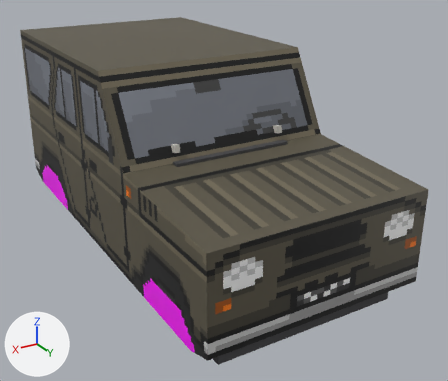
Two versions of the glTF model assets/vehicles/bobyk/bobyk.glb, one commit apart.
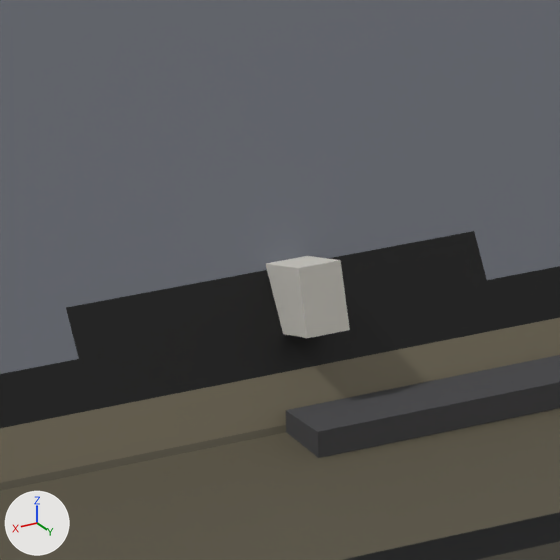
The first picture shows the older version from a 50 mm camera at (2.38, 4.68, 2.89) aimed at (-0.23, 0.33, 0.71). The close-ups show the older and then the newer version on the part from 31% to 46% of the width and 30% to 47% of the height of that picture. Only the edits that show in the close-ups are written down. Arrows for +X, +Y and +Z are at lower left; the lights stay in place. Vertices at exactly the same position are counted once.

Script lines for the objects in view, before the commit:
```python
mat_int_liner = principled_material('int_liner')
mat_int_liner.base_color = (0.62, 0.6, 0.55)  # light grey #cecbc4
mat_int_liner.roughness = 0.95
me_bobik = bpy.data.meshes.new('bobik')
me_bobik.from_pydata(...)  # 29 vertices, 44 faces; spans x -0.89..0.89, y -2.0..2.0, z 0.37..1.93
me_bobik.materials.append(mat_body)  # picture img_bobik_albedo
me_hood = bpy.data.meshes.new('hood')
me_hood.from_pydata(...)  # 4 vertices, 2 faces; spans x -0.89..0.89, y 0.0..1.18, z -0.07..0.0
me_hood.materials.append(mat_body)  # picture img_bobik_albedo
me_interior = bpy.data.meshes.new('interior')
me_interior.from_pydata(...)  # 280 vertices, 364 faces; spans x -0.5..0.5, y -1.75..0.88, z 0.34..1.45
# faces by material slot: [84, 96, 12, 88, 84]
me_interior.materials.append(mat_int_plastic)  # dark grey #454548
me_interior.materials.append(mat_int_fabric)  # brown #a06150
me_interior.materials.append(mat_int_metal)  # light grey #bcbcbf
me_interior.materials.append(mat_gauge)  # white #ffffff
me_interior.materials.append(mat_int_liner)  # light grey #cecbc4
ob_body = bpy.data.objects.new('body', me_bobik)
ob_body.location = (0.0, 0.0, 0.0)
ob_hood = bpy.data.objects.new('hood', me_hood)
ob_hood.location = (0.0, 0.815, 1.259)
ob_interior = bpy.data.objects.new('interior', me_interior)
ob_interior.location = (0.0, 0.0, 0.0)
```
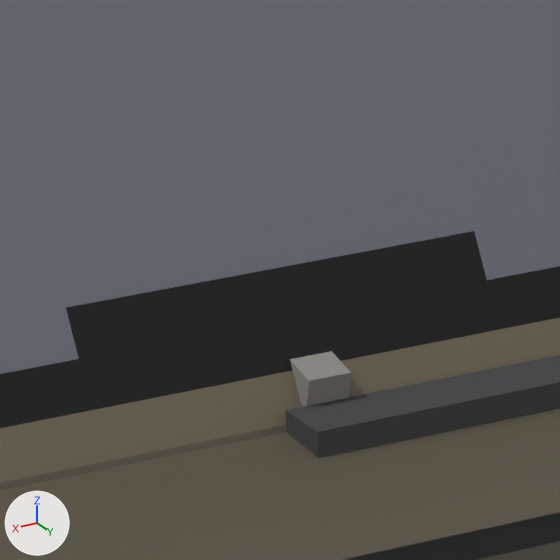
Pixel boxes (x1, y1, x2, y2) of what changed, in the close-ups (560 x 560 px; the box of a moved part takes in the faces that stretch with it):
'interior', reshaped: before (266, 256, 560, 458); after (286, 351, 560, 458)
part 1 of me_interior, moved or reshaped: before (266, 256, 350, 338); after (290, 351, 351, 407)

The change, as a list of edits to the scene's bpy script:
```text
Change mat_int_liner:
    mat_int_liner.base_color: (0.62, 0.6, 0.55) -> (0.28, 0.27, 0.25)  # light grey #cecbc4 -> grey #908e89
Change me_interior:
    used by ob_interior; location = (0.0, 0.0, 0.0)
    remove me_interior.from_pydata(...)  # 280 vertices, 364 faces; spans x -0.5..0.5, y -1.75..0.88, z 0.34..1.45
    add me_interior.from_pydata(...)  # 292 vertices, 384 faces; spans x -0.5..0.5, y -1.75..0.88, z 0.34..1.45
    me_interior part 1: the loose piece of 8 vertices spanning x 0.44..0.48, y 0.39..0.82, z 1.25..1.4 is turned 153.9 degrees about the x axis through its middle
    other edits to the shape of me_interior do not show in these pictures
```
